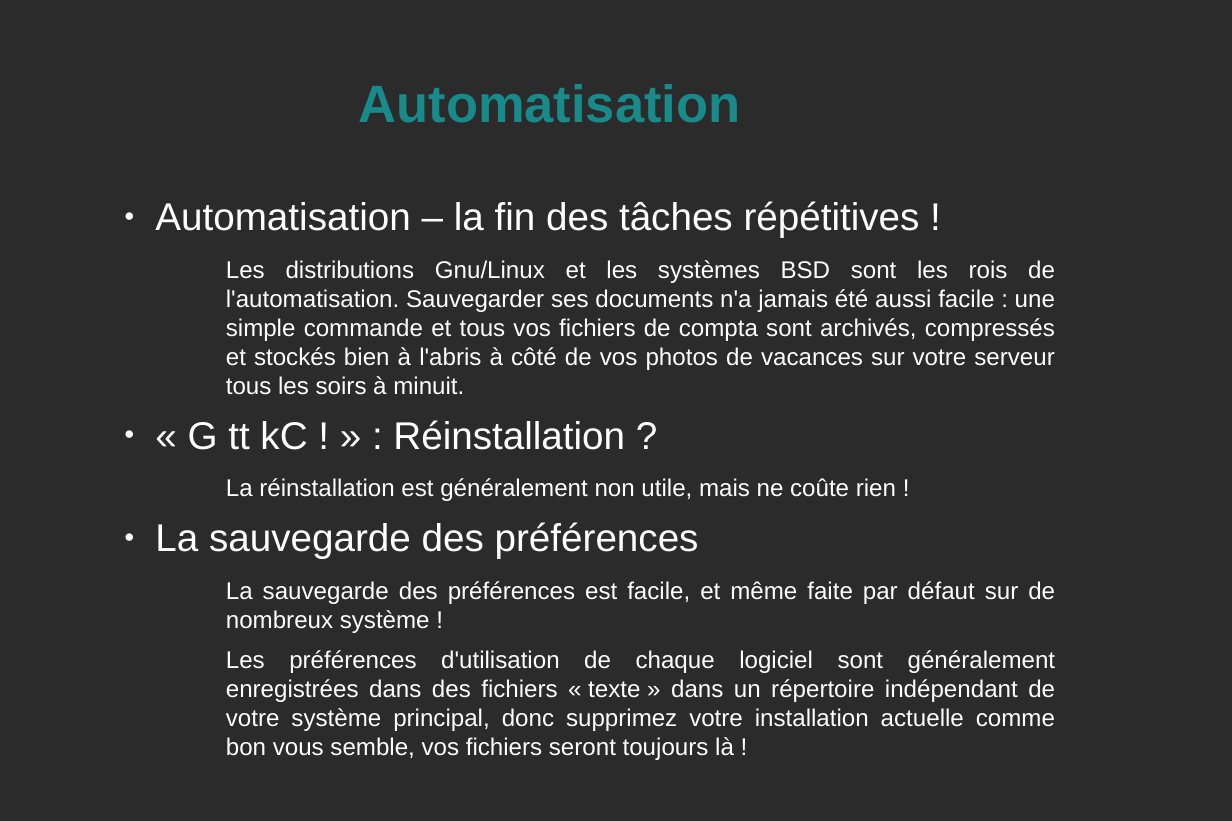
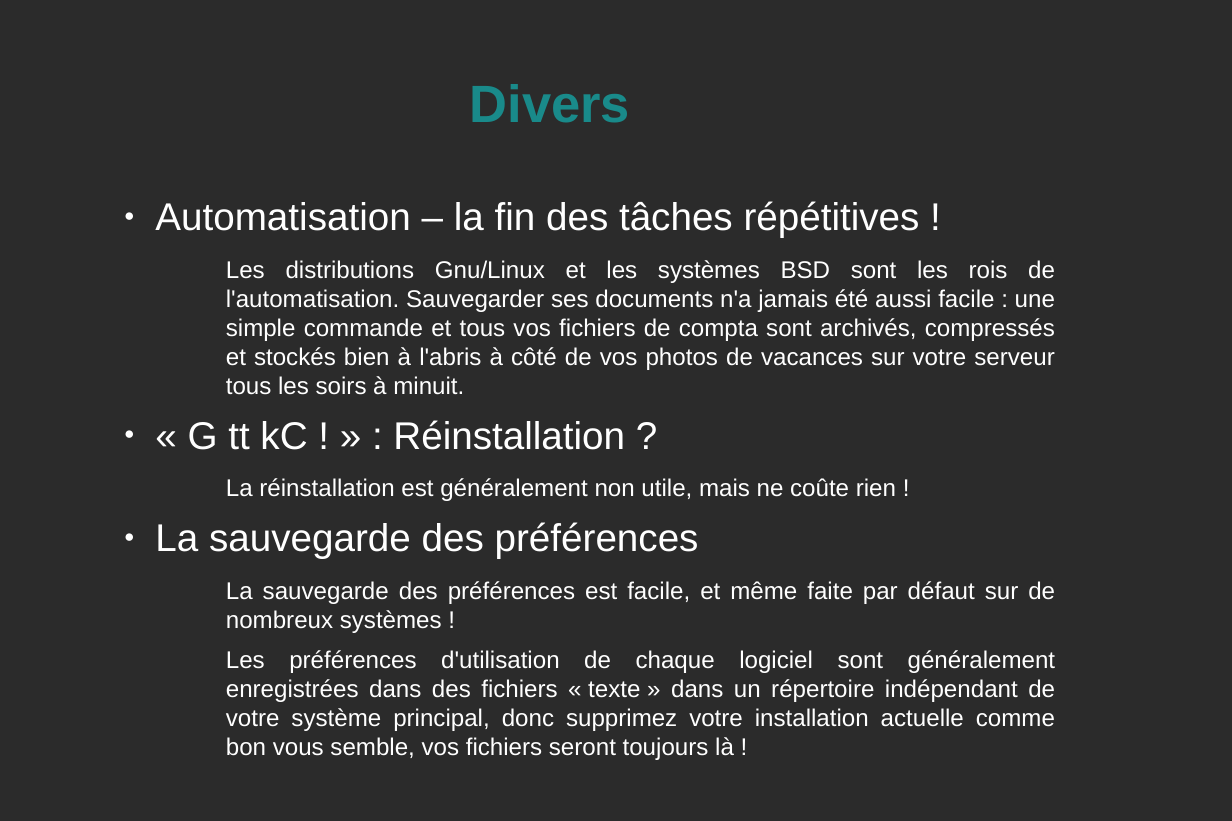
Before and after one commit to KaneRoot/public, a slide deck: slide 6 of licence_s4/com/diaporama_explicite_pas_complet.odp. Drawn at 1232x821 pixels with LibreOffice and Linux fonts; fonts in the diff are those of the drawing; background and template pictures are left out; a plain dark background stands for a picture behind light text. Boxes give left, top, right and bottom in pixels: in the first picture for what was removed or moved away, otherwise in the second. Text is boxed around its words. In the diff, an @@ line names an element or a change of style, - is before the commit and + after.

```diff
--- a/licence_s4/com/diaporama_explicite_pas_complet.odp
+++ b/licence_s4/com/diaporama_explicite_pas_complet.odp
@@ title at box(470, 84, 630, 123): text changed @@
-Automatisation
+Divers
@@ text at box(226, 581, 1055, 633): text changed @@
-    La sauvegarde des préférences est facile, et même faite par défaut sur de nombreux système !
+    La sauvegarde des préférences est facile, et même faite par défaut sur de nombreux systèmes !
```
Also in this commit, not shown: 7 other slides changed.
